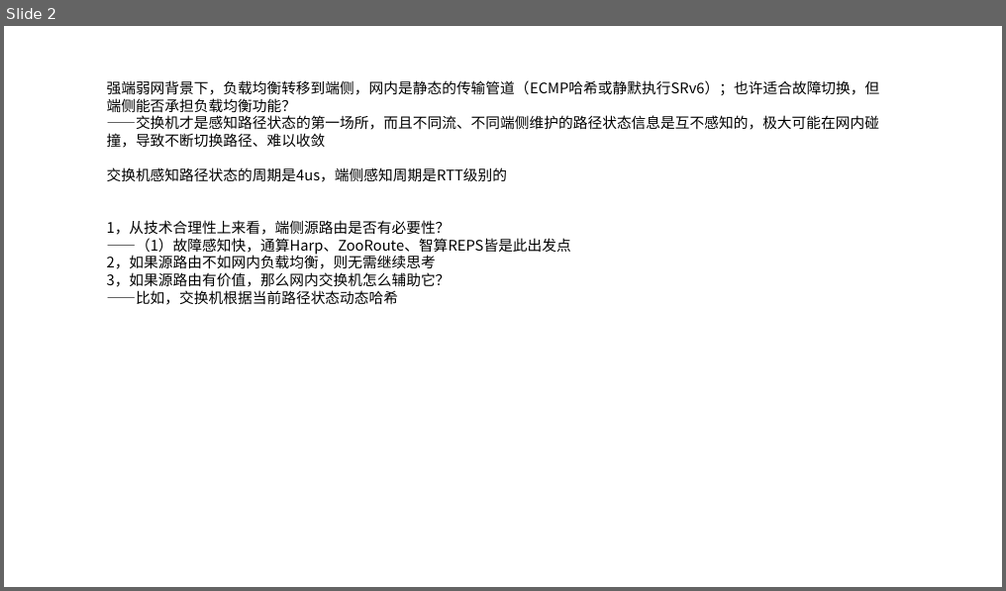
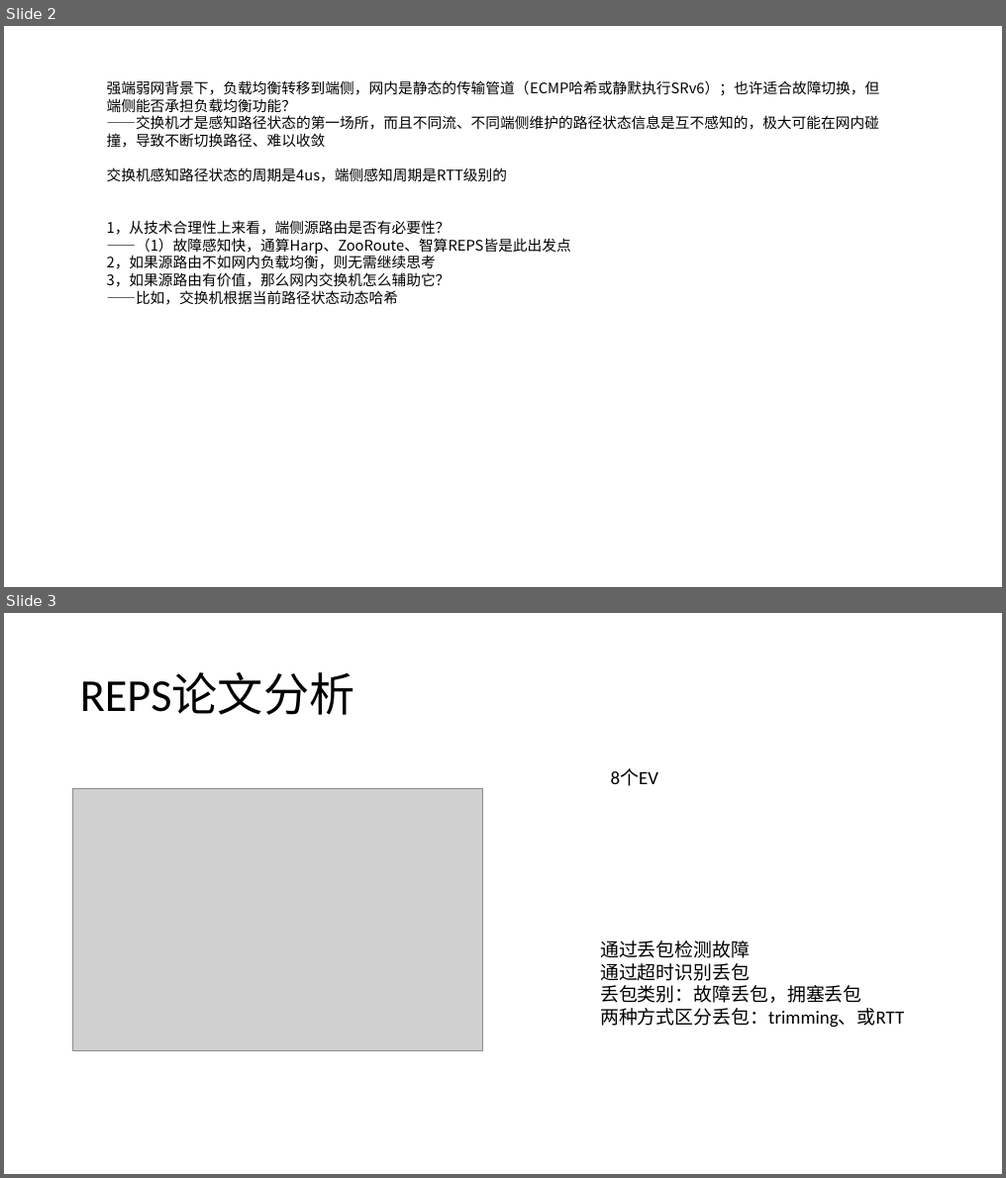
Before and after one commit to dxl041/Academics, a slide deck: Comparison/总结.pptx. Shown one above the other, each under a label of ours: slide 2 before the commit, slides 2 and 3 after it. The pictures are 1006x591 and 1006x1178 pixels, drawn with LibreOffice and Linux fonts; fonts in the diff are those of the drawing; grey boxes stand for pictures. Boxes give left, top, right and bottom in pixels: in the first picture for what was removed or moved away, otherwise in the second. Text is boxed around its words. In the diff, an @@ line names an element or a change of style, - is before the commit and + after.

Commit message:
REPS论文分析完毕

```diff
--- a/Comparison/总结.pptx
+++ b/Comparison/总结.pptx
@@ slide 3 added at bbox=[4, 613, 1002, 1174], background #FFFFFF @@
@@ title added at bbox=[80, 673, 355, 715], 44 pt, text #000000 @@
+REPS论文分析
@@ picture added at bbox=[73, 789, 482, 1051] @@
@@ text added at bbox=[611, 768, 658, 786], 18 pt, text #000000 @@
+8个EV
@@ text added at bbox=[600, 941, 904, 1028], 18 pt, text #000000 @@
+通过丢包检测故障
+通过超时识别丢包
+丢包类别：故障丢包，拥塞丢包
+两种方式区分丢包：trimming、或RTT
```
Also in this commit, not shown: 1 other slide added, 1 other file.
